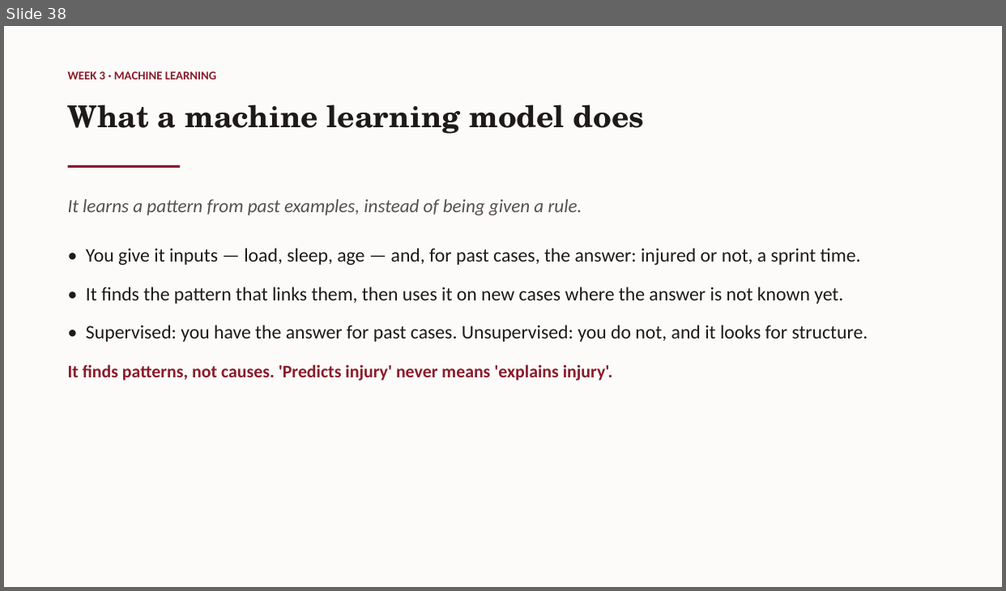
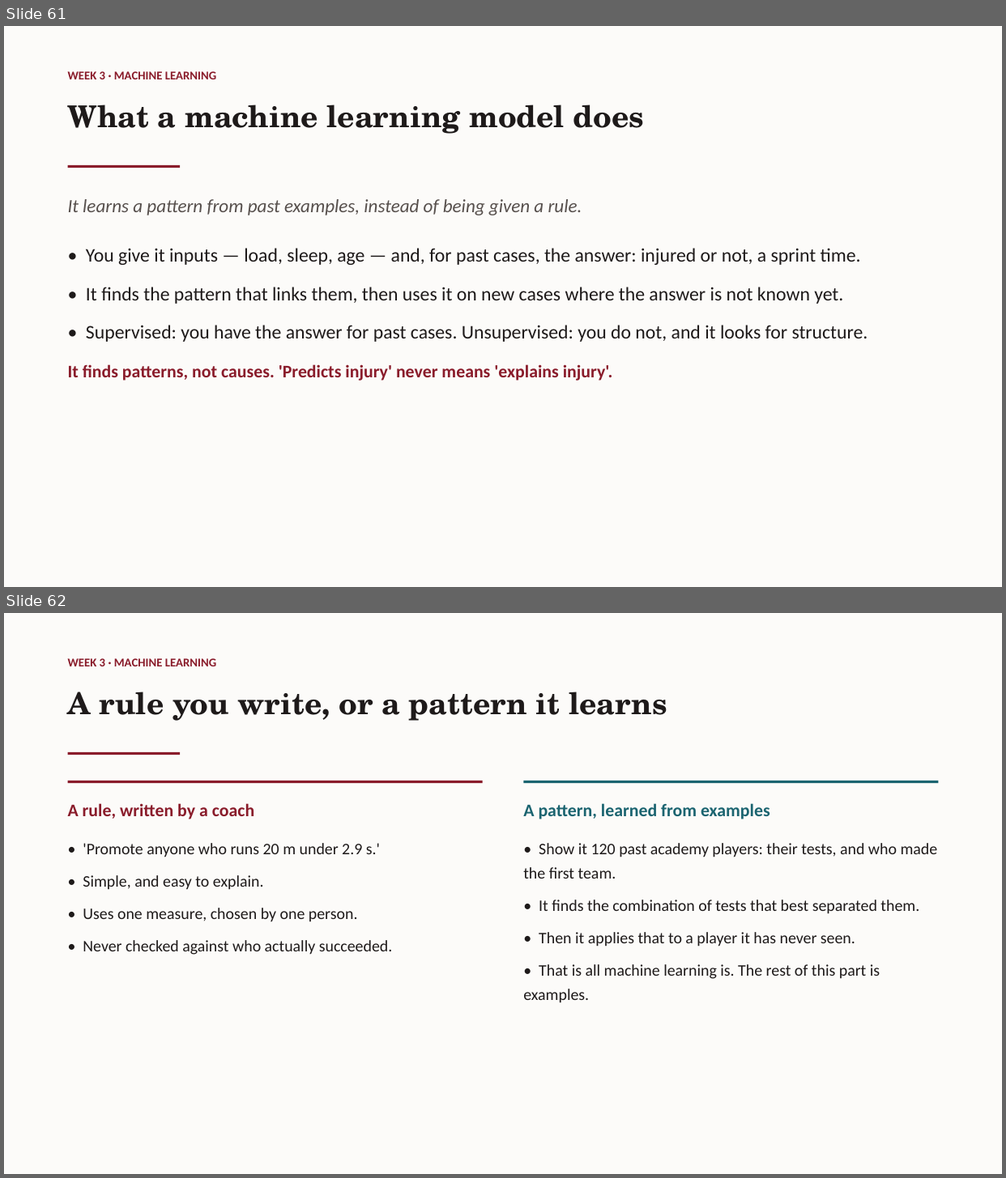
Before and after one commit to galipaydin/pes3850, a slide deck: lectures/week03/slides.pptx. Shown one above the other, each under a label of ours: slide 38 before the commit, slides 61 and 62 after it. The pictures are 1006x591 and 1006x1178 pixels, drawn with LibreOffice and Linux fonts; fonts in the diff are those of the drawing. Boxes give left, top, right and bottom in pixels: in the first picture for what was removed or moved away, otherwise in the second. Text is boxed around its words. In the diff, an @@ line names an element or a change of style, - is before the commit and + after.

Commit message:
Week 3 slides: worked examples for preprocessing, analysis and machine learning

```diff
--- a/lectures/week03/slides.pptx
+++ b/lectures/week03/slides.pptx
@@ slide 62 added at <box>4,613,1002,1174</box>, background #FCFBF9 @@
@@ text added at <box>68,658,216,666</box>, 11.5 pt, text #8A1C2B, bold @@
+WEEK 3 · MACHINE LEARNING
@@ text added at <box>68,692,667,721</box>, 29 pt, text #1E1A1A, bold @@
+A rule you write, or a pattern it learns
@@ rectangle added at <box>68,752,180,756</box>, fill #8A1C2B @@
@@ rectangle added at <box>68,781,483,784</box>, fill #8A1C2B @@
@@ rectangle added at <box>523,781,938,784</box>, fill #1B6470 @@
@@ text added at <box>68,803,254,820</box>, 17 pt, text #8A1C2B, bold @@
+A rule, written by a coach
@@ text added at <box>523,803,770,820</box>, 17 pt, text #1B6470, bold @@
+A pattern, learned from examples
@@ text added at <box>83,843,393,955</box>, 15.5 pt, text #1E1A1A @@
+• 'Promote anyone who runs 20 m under 2.9 s.'
+• Simple, and easy to explain.
+• Uses one measure, chosen by one person.
+• Never checked against who actually succeeded.
@@ text added at <box>523,843,938,1003</box>, 15.5 pt, text #1E1A1A @@
+• Show it 120 past academy players: their tests, and who made the first team.
+• It finds the combination of tests that best separated them.
+• Then it applies that to a player it has never seen.
+• That is all machine learning is. The rest of this part is examples.
@@ what was slide 38 is now slide 61 @@
```
Also in this commit, not shown: 34 other slides added, 2 other files.
